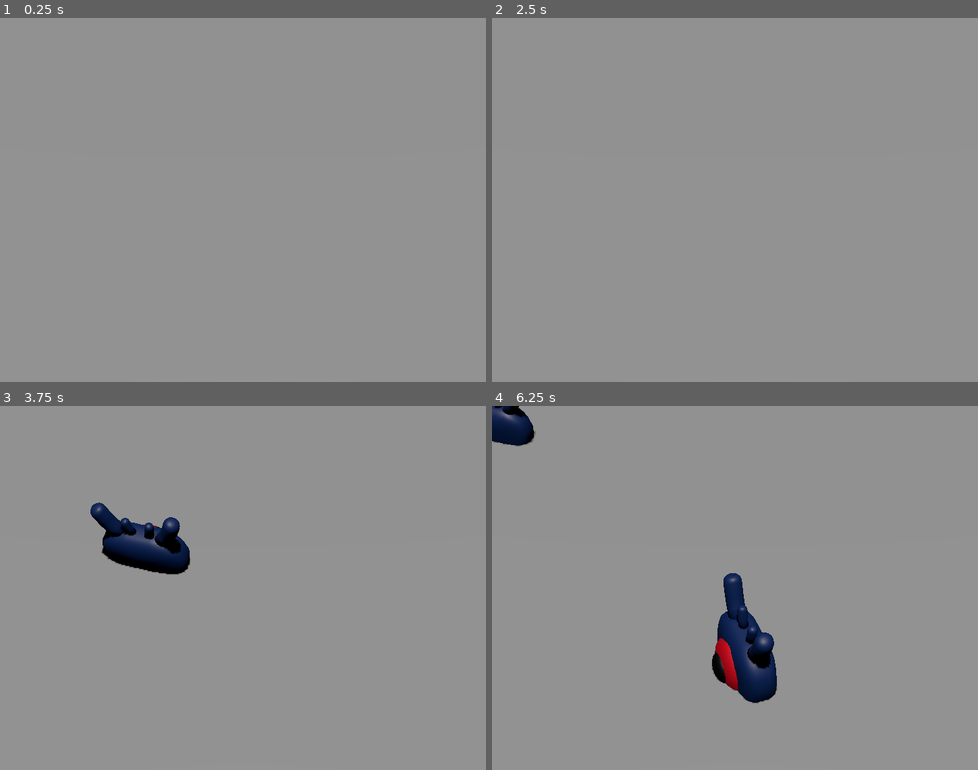
Above: before the commit, frames 1-4 (two rows, left to right).
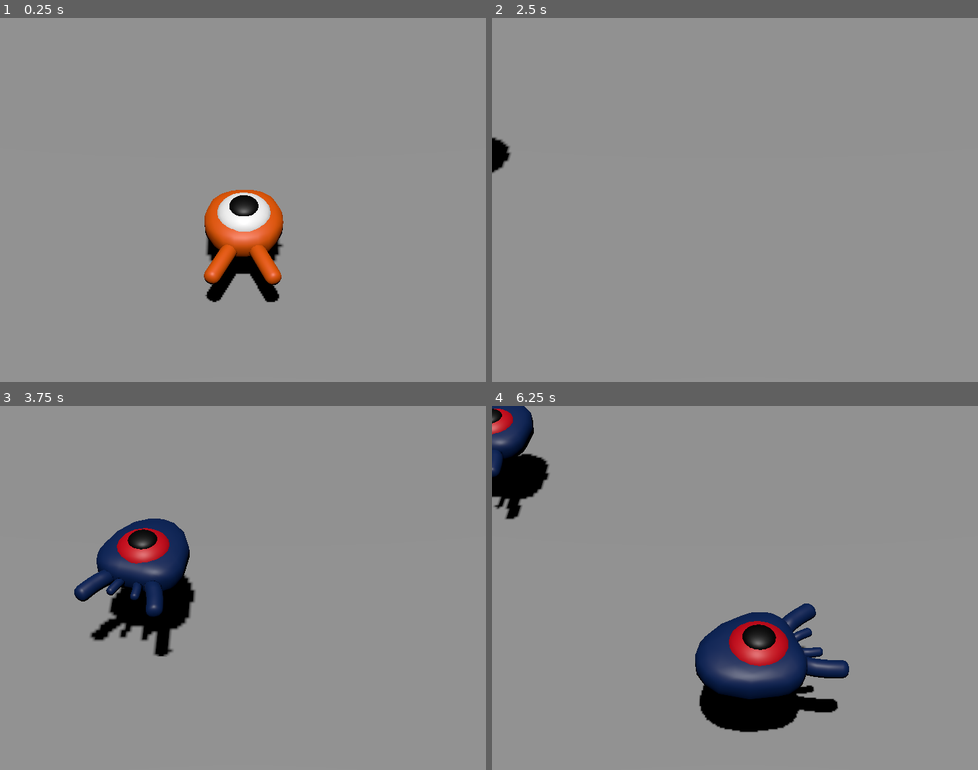
Above: after the commit, the same moments.

Repository: EmmaESD/videogame
Game: Godot game, scene res://main.tscn
The game is run twice, just before and just after one commit, with the same random seed, the same clock (stepped at 60 frames per second) and the same inputs.
Inputs:
- Up to frame 1 (0.25 s): no input
- Up to frame 2 (2.5 s): tap Enter at 0.5 s; hold Right (move_right) 0.53-1.28 s; tap Space (jump) at 0.77, 1.52, 2 s; hold Down (move_back) 1.28-2.03 s; hold Right (move_right) from 2.03 s (still down)
- Up to frame 3 (3.75 s): release Right (move_right) at 2.78 s; hold Up (move_forward) 2.78-3.53 s; tap Space (jump) at 3.02 s; hold Left (move_left) from 3.53 s (still down)
- Up to frame 4 (6.25 s): tap Space (jump) at 3.77, 4.52, 6.02 s; release Left (move_left) at 5.03 s; hold Down (move_back) 5.03-5.78 s; hold Right (move_right) from 5.78 s (still down)

The runs differ from the first frame. In frame 1, 4.0% of the frame differs, in the area x 41-59%, y 47-79%; in frame 2, 0.3%; in frame 3, 5.8%; in frame 4, 9.7%, in the area x 0-74%, y 0-90%.

Commit message:
fix bug with player who fall

Diff:
--- a/main.tscn
+++ b/main.tscn
@@ -28,7 +28,7 @@
 mob_scene = ExtResource("2_w0rxc")
 
 [node name="Ground" type="StaticBody3D" parent="."]
-transform = Transform3D(1, 0, 0, 0, 1, 0, 0, 0, 1, 0, -1, 0)
+transform = Transform3D(1, 0, 0, 0, 1, 0, 0, 0, 1, 0, -3, 0)
 collision_layer = 4
 collision_mask = 0
 
--- a/player.tscn
+++ b/player.tscn
@@ -4,11 +4,11 @@
 [ext_resource type="PackedScene" uid="uid://bt5drw3cowmd" path="res://art/player.glb" id="1_ggbg3"]
 
 [sub_resource type="SphereShape3D" id="SphereShape3D_fq31f"]
-radius = 0.809076
+radius = 1.16743
 
 [node name="Player" type="CharacterBody3D"]
 collision_layer = 2
-collision_mask = 0
+collision_mask = 6
 script = ExtResource("1_cd2a1")
 
 [node name="Pivot" type="Node3D" parent="."]
